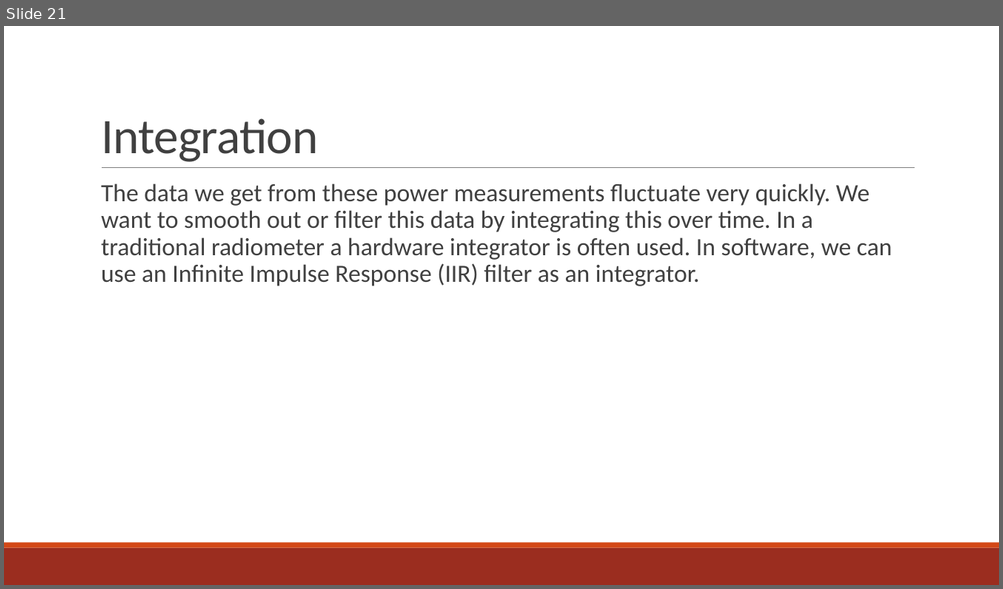
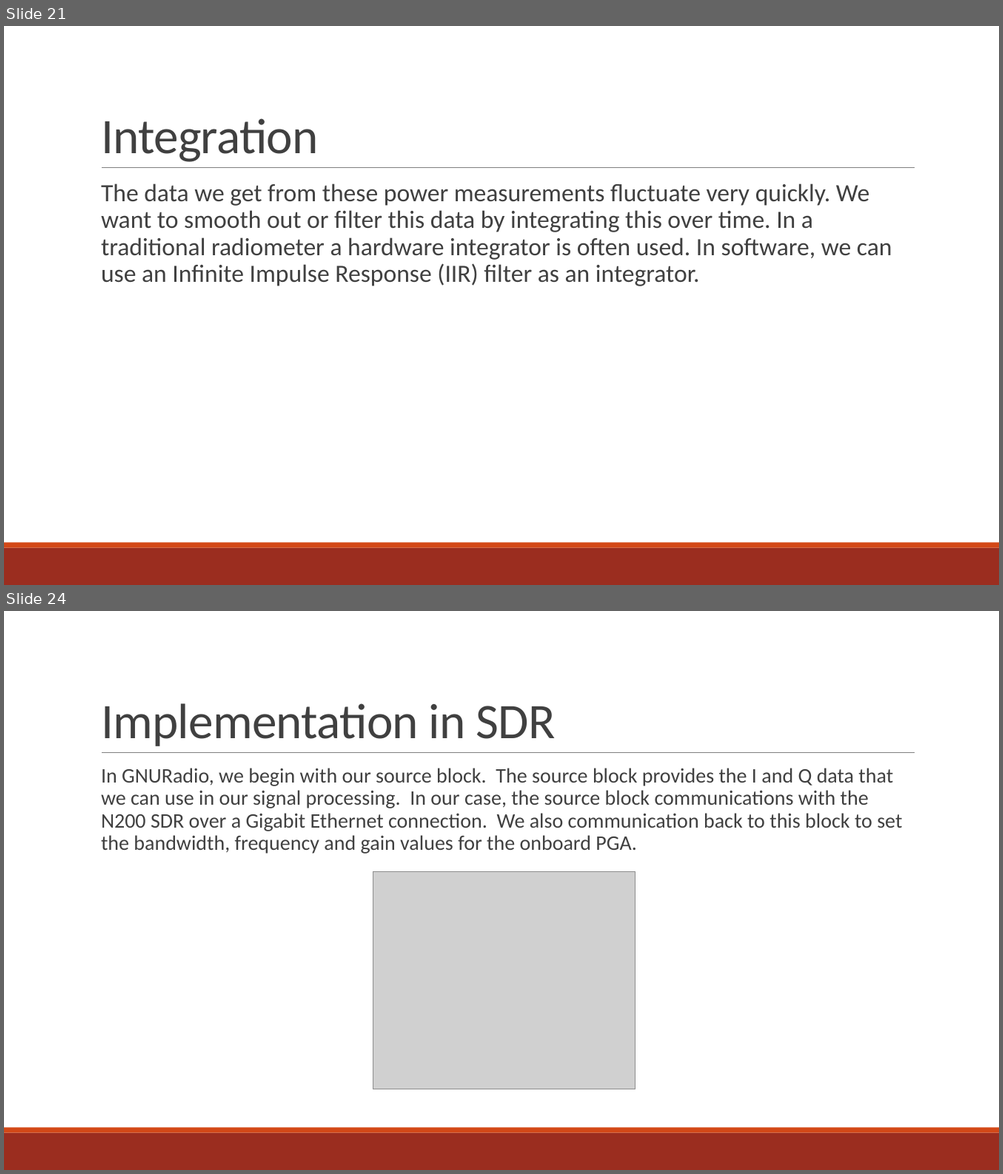
Before and after one commit to matgyver/Radiometer-SDR-Thesis, a slide deck: Presentation/Final Oral Presentation.pptx. Shown one above the other, each under a label of ours: slide 21 before the commit, slides 21 and 24 after it; the slides between them are not shown. The pictures are 1003x589 and 1003x1174 pixels, drawn with LibreOffice and Linux fonts; fonts in the diff are those of the drawing; grey boxes stand for pictures. Boxes give left, top, right and bottom in pixels: in the first picture for what was removed or moved away, otherwise in the second. Text is boxed around its words. In the diff, an @@ line names an element or a change of style, - is before the commit and + after.

```diff
--- a/Presentation/Final Oral Presentation.pptx
+++ b/Presentation/Final Oral Presentation.pptx
@@ slide 24 added at (4,611,999,1170), background #FFFFFF; not listed: 3 template elements that a slide beside it also shows @@
@@ title added at (101,703,555,746), 48 pt, text #404040 @@
+Implementation in SDR
@@ text added at (101,768,902,854), 20 pt, text #404040 @@
+  In GNURadio, we begin with our source block. The source block provides the I and Q data that we can use in our signal processing. In our case, the source block communications with the N200 SDR over a Gigabit Ethernet connection. We also communication back to this block to set the bandwidth, frequency and gain values for the onboard PGA.
@@ picture added at (373,872,634,1090) @@
```
Also in this commit, not shown: 14 other slides added.
